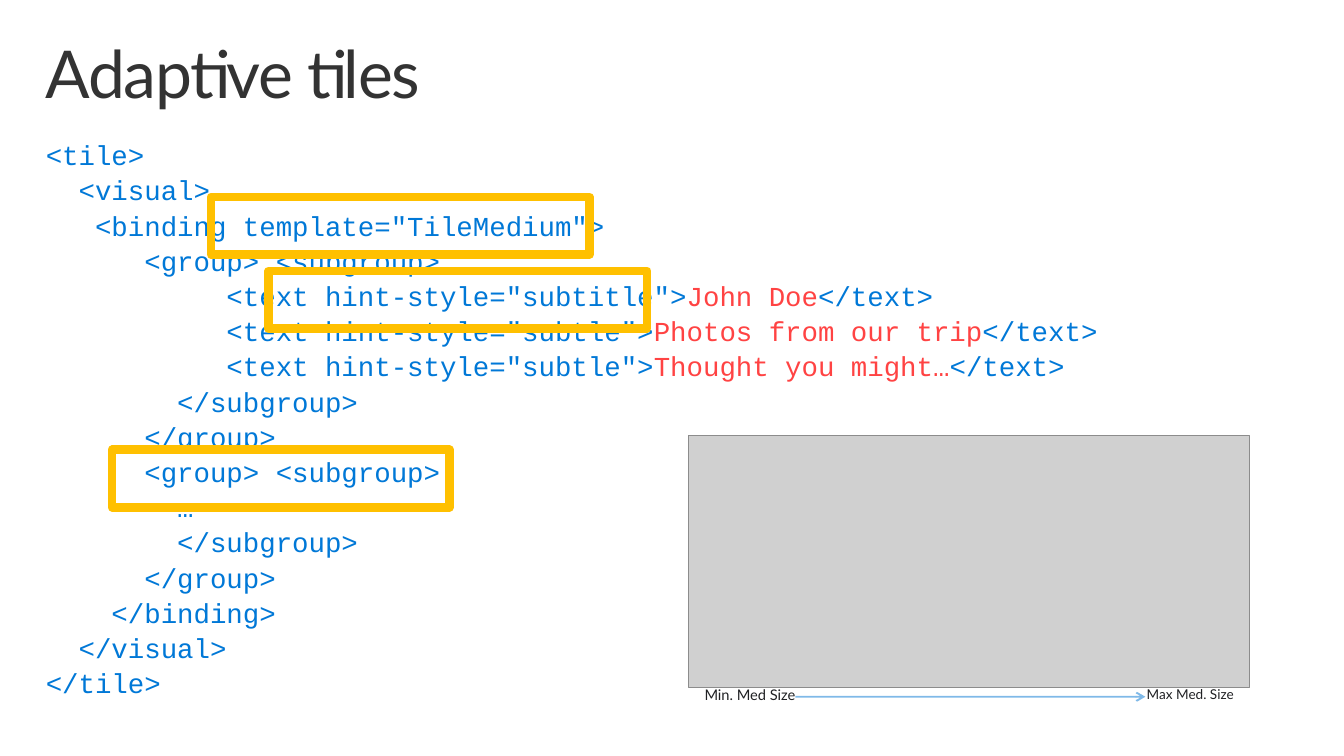
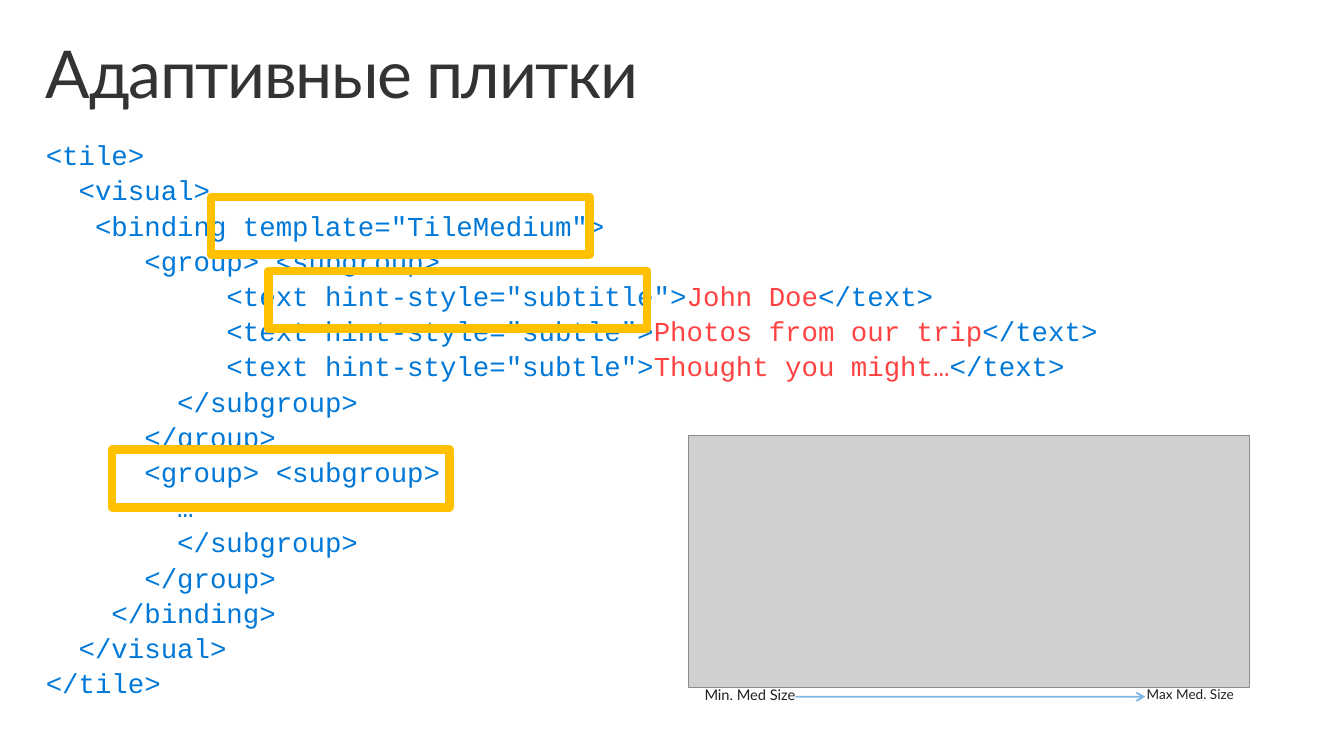
Before and after one commit to evangelism/WinDevWorkshop, a slide deck: slide 9 of !RU 03. Live Tiles and Notifications/03-Live Tiles and Notifications.pptx. Drawn at 1344x756 pixels with LibreOffice and Linux fonts; fonts in the diff are those of the drawing; grey boxes stand for pictures; background and template pictures are left out. Boxes give left, top, right and bottom in pixels: in the first picture for what was removed or moved away, otherwise in the second. Text is boxed around its words. In the diff, an @@ line names an element or a change of style, - is before the commit and + after.

```diff
--- a/!RU 03. Live Tiles and Notifications/03-Live Tiles and Notifications.pptx
+++ b/!RU 03. Live Tiles and Notifications/03-Live Tiles and Notifications.pptx
@@ title at <box>46,50,638,110</box>: text changed @@
-Adaptive tiles
+Адаптивные плитки
```
Also in this commit, not shown: 10 other slides changed, 1 slide added, 1 slide removed.
